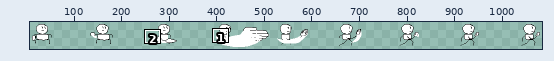
Pixel-art file: Assets/Character/Sprites/player/playerAttack1_Sheet.aseprite. The first picture is a wide view before the edit; the outline marks the close-up.
Close-up. As it was:
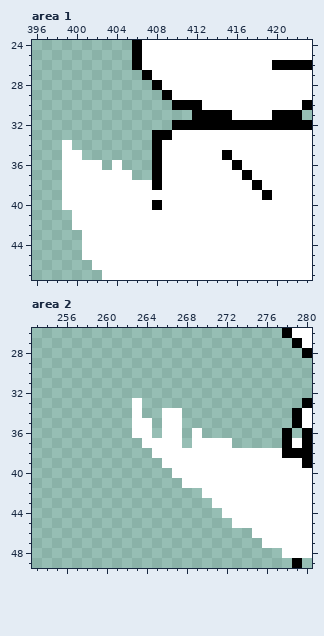
1152x64 pixels, 1 frame. Shown: area 1: x 396..423, y 24..47; area 2: x 253..280, y 26..49. The wide view leaves out empty margins.
After the commit:
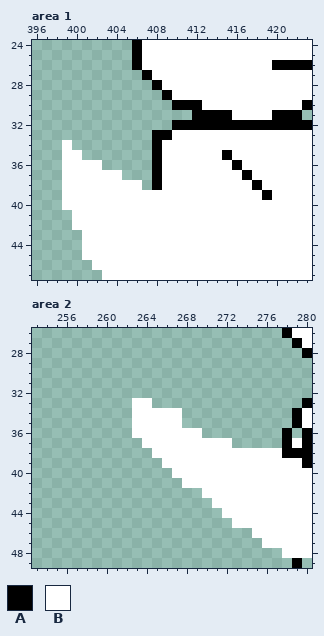
Palette (. is transparent): A #000000  B #ffffff
Diff:
Area 1:
y 36: x 404 B -> .
y 37: x 405 B -> .
y 38: x 407 B -> .
y 40: x 408 A -> B
Area 2:
y 33: x 264 . -> B
y 34: x 264..265 .. -> BB
y 35: x 265 . -> B
y 36: x 265 . -> B; x 268 . -> B
y 37: x 268 . -> B
Where, in picture pixels (left, top, right, bottom), the same in both close-ups:
changed: (112, 160, 162, 210)
added: (142, 398, 192, 448)
